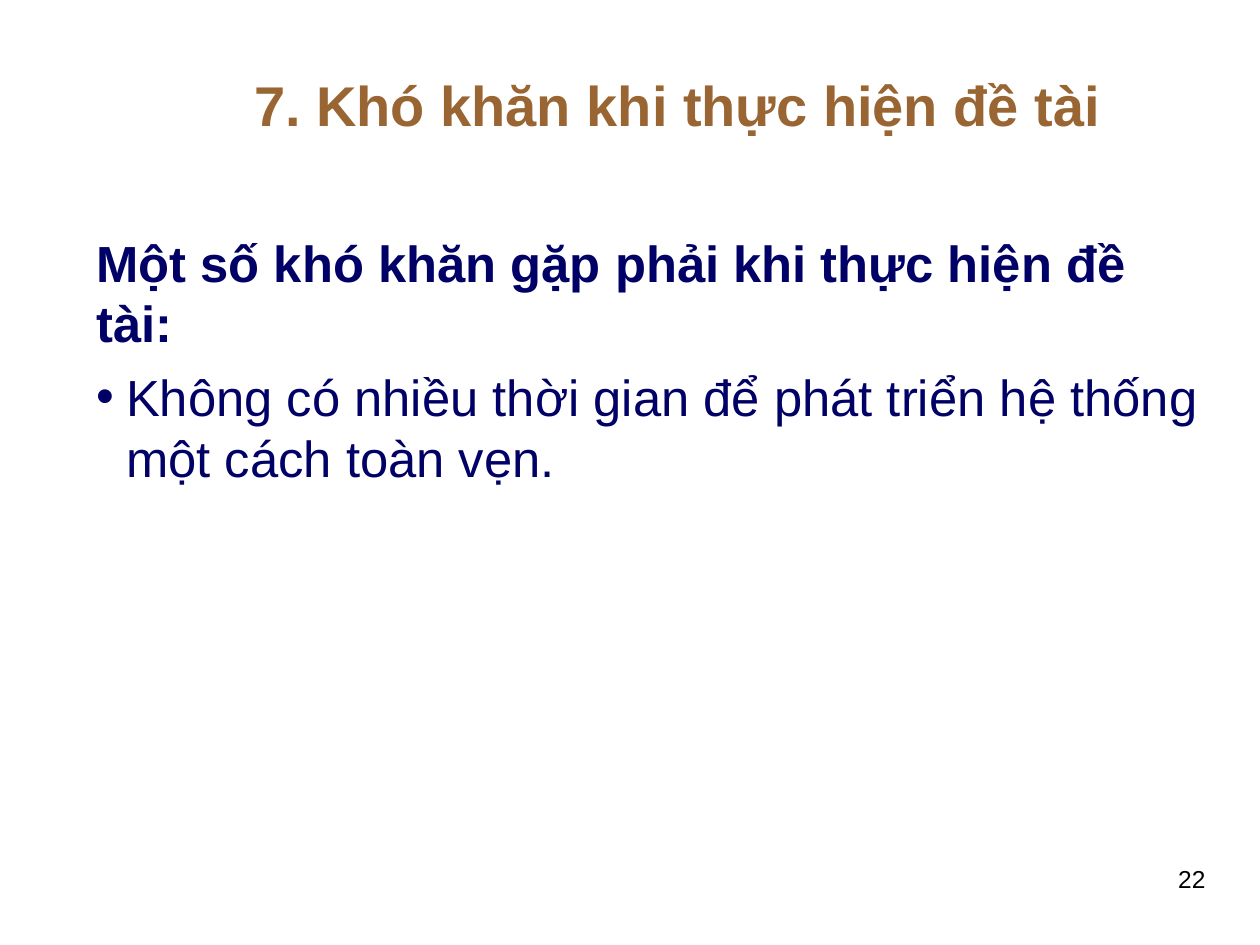
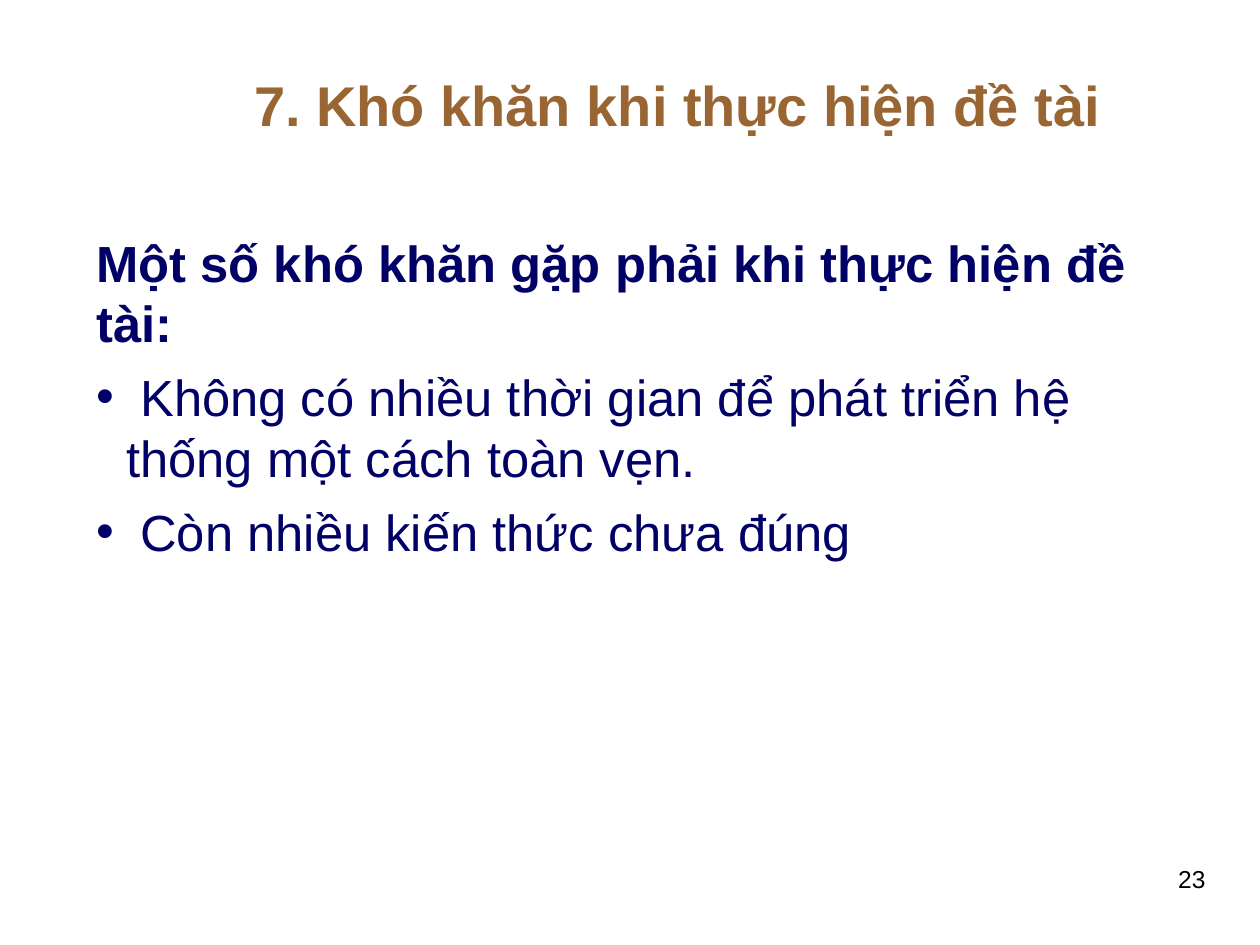
Before and after one commit to thuhuynh4393/testfrontend, a slide deck: slide 23 of Thu HUynh - SLide bao cao.ppt (slide 22 before the commit). Drawn at 1260x945 pixels with LibreOffice and Linux fonts; fonts in the diff are those of the drawing; background and template pictures are left out. Boxes give left, top, right and bottom in pixels: in the first picture for what was removed or moved away, otherwise in the second. Text is boxed around its words. In the diff, an @@ line names an element or a change of style, - is before the commit and + after.

```diff
--- a/Thu HUynh - SLide bao cao.ppt
+++ b/Thu HUynh - SLide bao cao.ppt
@@ text at (140, 512, 851, 561): paragraph added @@
+• Còn nhiều kiến thức chưa đúng
@@ page number at (1178, 871, 1205, 889): text changed @@
-22
+23
```
Also in this commit, not shown: 3 other slides changed, 1 slide added.
